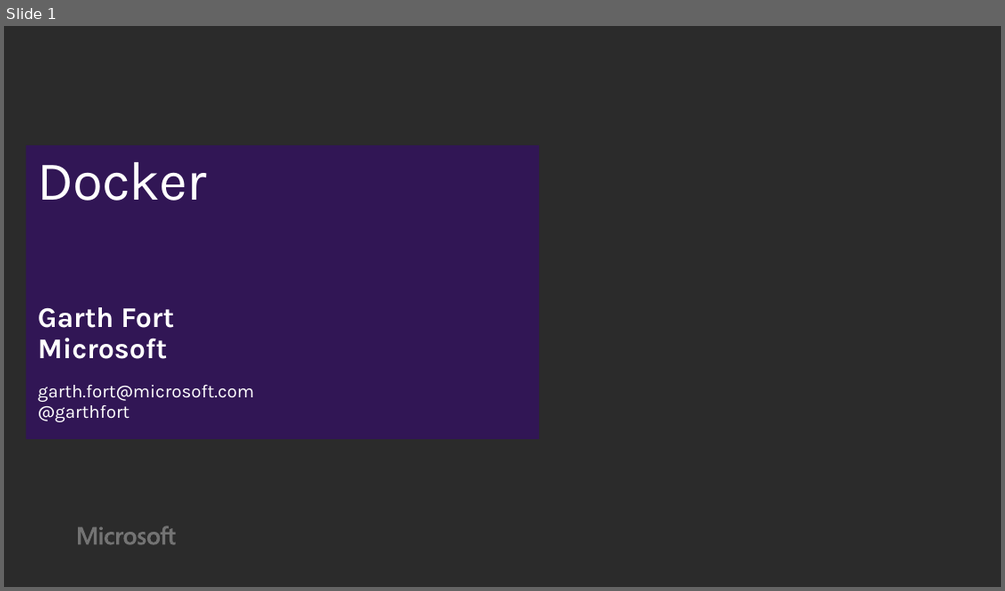
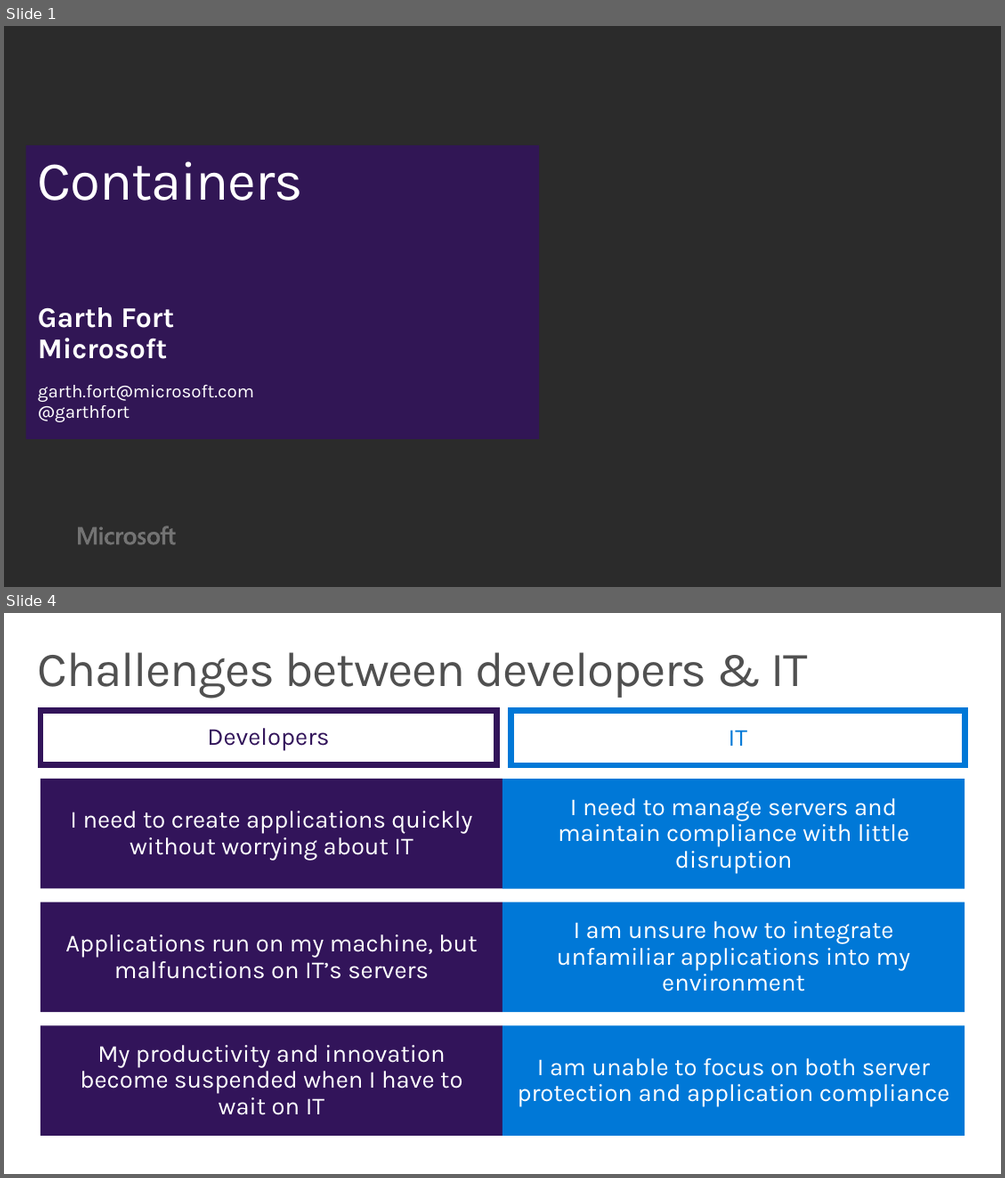
Before and after one commit to wely/DevCamp, a slide deck: Presentation/Module07-Docker.pptx. Shown one above the other, each under a label of ours: slide 1 before the commit, slides 1 and 4 after it; the slides between them are not shown. The pictures are 1005x591 and 1005x1178 pixels, drawn with LibreOffice and Linux fonts; fonts in the diff are those of the drawing; background and template pictures are left out; a plain dark background stands for a picture behind light text. Boxes give left, top, right and bottom in pixels: in the first picture for what was removed or moved away, otherwise in the second. Text is boxed around its words. In the diff, an @@ line names an element or a change of style, - is before the commit and + after.

```diff
--- a/Presentation/Module07-Docker.pptx
+++ b/Presentation/Module07-Docker.pptx
@@ slide 4 added at [4, 613, 1001, 1174], background #FFFFFF @@
@@ title added at [38, 652, 808, 698], 48 pt, text #505050 @@
+Challenges between developers & IT
@@ rectangle added at [40, 711, 496, 765], outline #32145A 6 pt, 24 pt, text #32145A @@
+Developers
@@ rectangle added at [510, 711, 964, 765], outline #0078D7 6 pt, 24 pt, text #0078D7 @@
+IT
@@ rectangle added at [40, 779, 502, 889], fill #32145A, 24 pt, text #FFFFFF @@
+I need to create applications quickly without worrying about IT
@@ rectangle added at [502, 779, 965, 889], fill #0078D7, 24 pt, text #FFFFFF @@
+I need to manage servers and maintain compliance with little disruption
@@ rectangle added at [40, 901, 502, 1012], fill #32145A, 24 pt, text #FFFFFF @@
+Applications run on my machine, but malfunctions on IT’s servers
@@ rectangle added at [502, 901, 965, 1012], fill #0078D7, 24 pt, text #FFFFFF @@
+I am unsure how to integrate unfamiliar applications into my environment
@@ rectangle added at [40, 1025, 502, 1135], fill #32145A, 24 pt, text #FFFFFF @@
+My productivity and innovation become suspended when I have to wait on IT
@@ rectangle added at [502, 1025, 965, 1135], fill #0078D7, 24 pt, text #FFFFFF @@
+I am unable to focus on both server protection and application compliance
@@ slide 1 changed as well @@
@@ title at [38, 161, 303, 200]: text changed @@
-Docker
+Containers
```
Also in this commit, not shown: 27 other slides added, 1 slide removed.
